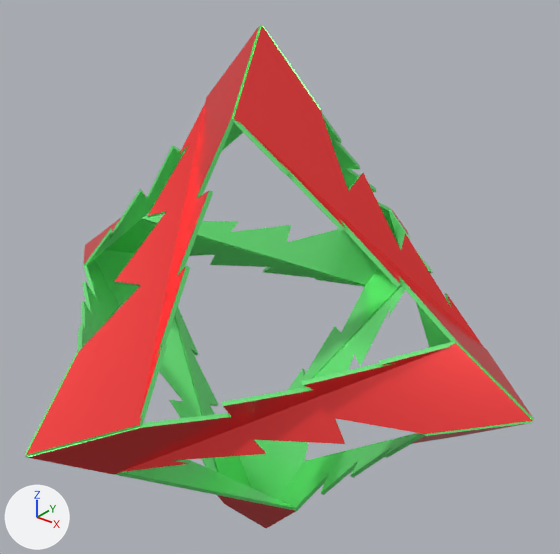
What one commit did to the glTF model regular3/vr/glb/Octahedron2.glb.
Rendered twice from a 50 mm camera at (1.117, -1.332, 0.951) aimed at (0.004, 0.059, 0.089). The lights are fixed; the arrows at lower left show +X, +Y and +Z. The first picture is the older version.

The scene before the commit, as lines of its bpy script (objects in view):
```python
mat_material_009 = principled_material('Material.009')
mat_material_009.base_color = (0.94, 0.05, 0.05)  # red #f83f3f
mat_material_009.metallic = 0.5
mat_material_009.roughness = 0.3
me_mesh_0_014 = bpy.data.meshes.new('Mesh_0.014')
me_mesh_0_014.from_pydata(...)  # 478 vertices, 836 faces; spans x -0.71..0.71, y -0.71..0.71, z -0.71..0.71
# faces by material slot: [651, 185]
me_mesh_0_014.materials.append(mat_color_a03_003)  # green #7eff8e
me_mesh_0_014.materials.append(mat_material_009)  # red #f83f3f
ob_root = bpy.data.objects.new('root', me_mesh_0_014)
ob_root.location = (0.0, 0.0, 0.0)
```
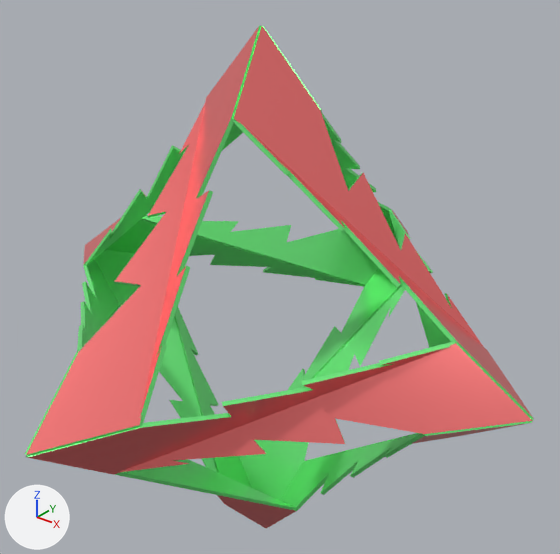
What differs and where, as boxes [x1, y1, x2, y2] in the pictures (560 x 554 px):
```json
{"object": "root", "change": "recoloured", "before": [25, 25, 534, 529], "after": [25, 25, 534, 529]}
```

Edits to the scene script, one JSON object a line:
```json
{"op": "set", "path": "mat_material_009.base_color", "old": "(0.94, 0.05, 0.05)", "new": "(0.94, 0.19, 0.19)", "note": "red #f83f3f -> red #f87979"}
```
